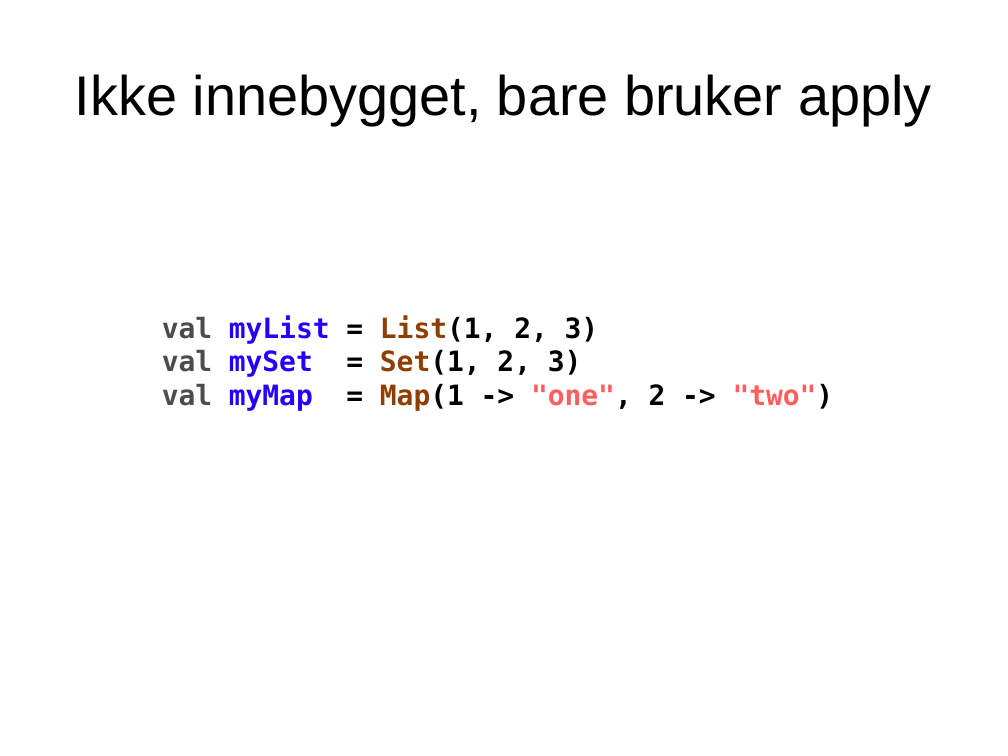
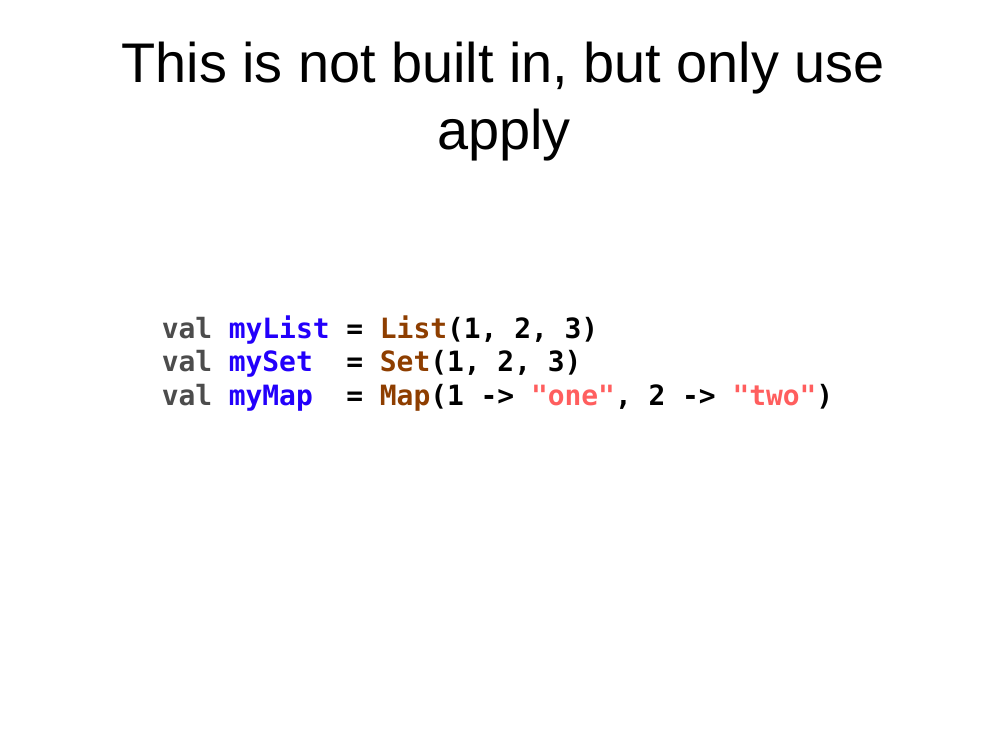
Before and after one commit to javaBin/scala-training-slides, a slide deck: slide 6 of 1.6 - OO-traits.odp. Drawn at 1008x756 pixels with LibreOffice and Linux fonts; fonts in the diff are those of the drawing; background and template pictures are left out. Boxes give left, top, right and bottom in pixels: in the first picture for what was removed or moved away, otherwise in the second. Text is boxed around its words. In the diff, an @@ line names an element or a change of style, - is before the commit and + after.

```diff
--- a/1.6 - OO-traits.odp
+++ b/1.6 - OO-traits.odp
@@ title at (x1=122, y1=41, x2=885, y2=159): text changed @@
-Ikke innebygget, bare bruker apply
+This is not built in, but only use apply
```
Also in this commit, not shown: 12 other slides changed.
